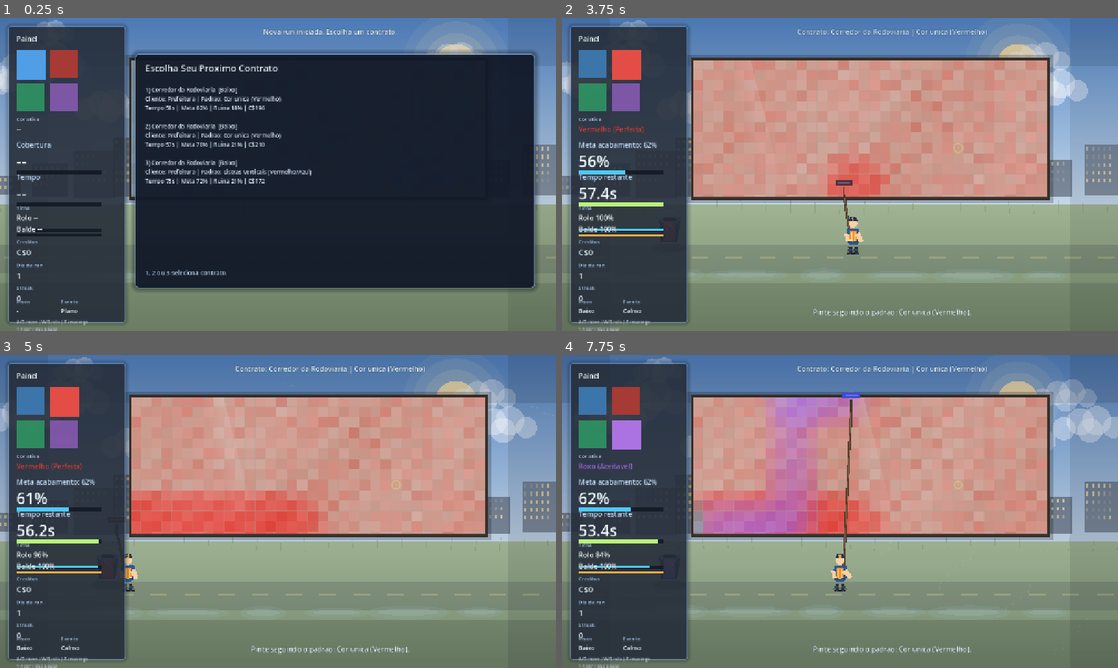
Above: before the commit, frames 1-4 (two rows, left to right).
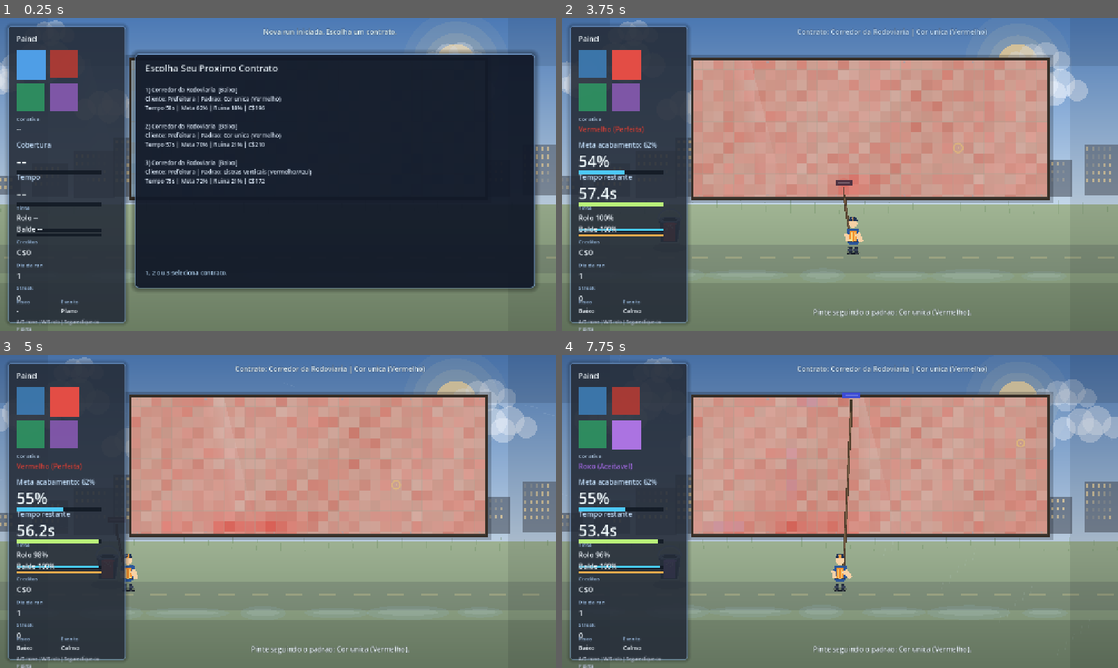
Above: after the commit, the same moments.

Repository: febiscaro/jogo
Game: Godot game, scene res://scenes/main.tscn
Same seed, same stepped clock (60 frames per second), same inputs: the game is played once before the commit and once after it.
Inputs (mouse positions are in pixels of both pictures, inside the frame that each line leads up to):
- Up to frame 1 (0.25 s): no input
- Up to frame 2 (3.75 s): tap Enter at 0.5, 2, 2.85, 3.5 s; move the mouse to (962, 158) at 0.52 s; hold Right (ui_right) 0.53-1.28 s; hold P 0.53-1.28 s; click (962, 158) at 0.67 s; tap Space at 0.77, 1.25, 1.52, 2.75, 3.02 s; move the mouse to (728, 190) at 1.27 s; hold Down (ui_down) 1.28-2.03 s; tap P at 1.35, 3.05 s; click (728, 190) at 1.42 s; move the mouse to (895, 105) at 2.02 s; hold Right (ui_right) 2.03-2.78 s; hold P 2.03-2.78 s; tap R at 2.1 s; click (895, 105) at 2.17 s; move the mouse to (812, 237) at 2.77 s; hold Up (ui_up) 2.78-3.53 s; click (812, 237) at 2.92 s; move the mouse to (1006, 221) at 3.52 s; hold Left (ui_left) from 3.53 s (still down); hold P from 3.53 s (still down); tap 1 at 3.6 s; click (1006, 221) at 3.67 s
- Up to frame 3 (5 s): keep holding Left (ui_left); tap Space at 3.77, 4.52 s; move the mouse to (111, 464) at 4.27 s; release P at 4.28 s; tap 2 at 4.35 s; click (111, 464) at 4.42 s; tap P at 4.55 s
- Up to frame 4 (7.75 s): move the mouse to (867, 511) at 5.02 s; release Left (ui_left) at 5.03 s; hold Down (ui_down) 5.03-5.78 s; hold P 5.03-5.78 s; tap 3 at 5.1 s; click (867, 511) at 5.17 s; move the mouse to (756, 433) at 5.77 s; hold Right (ui_right) 5.78-6.53 s; tap 4 at 5.85 s; click (756, 433) at 5.92 s; tap Space at 6.02, 6.77, 7.52 s; tap P at 6.05, 6.8, 7.35 s; move the mouse to (962, 495) at 6.52 s; hold Up (ui_up) 6.53-7.28 s; hold E 6.53-7.28 s; click (962, 495) at 6.67 s; move the mouse to (728, 527) at 7.27 s; hold Right (ui_right) from 7.28 s (still down); click (728, 527) at 7.42 s

The runs differ from the first frame. In frame 1, less than 0.1% of the frame differs, in the area x 3-18%, y 96-100%; in frame 2, 1.0%; in frame 3, 4.7%; in frame 4, 6.9%, in the area x 3-94%, y 13-100%.

Commit message:
Refina controle de pintura por input e reduz alcance do rolo

Diff:
--- a/scripts/game.gd
+++ b/scripts/game.gd
@@ -279,7 +279,7 @@
 	help_label.offset_bottom = 700.0
 	help_label.add_theme_font_size_override("font_size", 10)
 	help_label.autowrap_mode = TextServer.AUTOWRAP_WORD_SMART
-	help_label.text = "A/D move | W/S rolo | E recarrega\n1-4 cor | ESC pausa"
+	help_label.text = "A/D move | W/S rolo | Segure clique ou P pinta\nE recarrega | 1-4 cor | ESC pausa"
 	_style_label(title_label, Color(0.95, 0.98, 1.0, 1.0), 2, Color(0.08, 0.11, 0.17, 0.9))
 	_style_label(coverage_title, Color(0.77, 0.88, 0.99, 1.0))
 	_style_label(time_title, Color(0.77, 0.88, 0.99, 1.0))
@@ -1742,8 +1742,8 @@
 		{
 			"id": "wide_roller",
 			"name": "Rolo Extra Largo",
-			"description": "A area de retoque aumenta bastante.",
-			"effects": {"paint_radius_add": 14.0},
+			"description": "A area de retoque aumenta um pouco sem perder precisao.",
+			"effects": {"paint_radius_add": 8.0},
 		},
 		{
 			"id": "fast_stride",
--- a/scripts/player.gd
+++ b/scripts/player.gd
@@ -2,7 +2,7 @@
 
 @export var base_speed: float = 300.0
 @export var move_bounds: Rect2 = Rect2(260.0, 130.0, 820.0, 520.0)
-@export var base_paint_radius: float = 82.0
+@export var base_paint_radius: float = 24.0
 @export var base_paint_strength_per_second: float = 6.5
 @export var base_paint_capacity: float = 220.0
 @export var base_paint_regen_per_second: float = 38.0
@@ -89,6 +89,7 @@
 
 	_speed = (base_speed + float(modifiers.get("speed_add", 0.0))) * float(modifiers.get("speed_mult", 1.0))
 	_paint_radius = (base_paint_radius + float(modifiers.get("paint_radius_add", 0.0))) * float(modifiers.get("paint_radius_mult", 1.0))
+	_paint_radius = clampf(_paint_radius, 16.0, 32.0)
 	_paint_strength = (base_paint_strength_per_second + float(modifiers.get("paint_strength_add", 0.0))) * float(modifiers.get("paint_strength_mult", 1.0))
 	_paint_capacity = (base_paint_capacity + float(modifiers.get("paint_capacity_add", 0.0))) * float(modifiers.get("paint_capacity_mult", 1.0))
 	_paint_regen = (base_paint_regen_per_second + float(modifiers.get("paint_regen_add", 0.0))) * float(modifiers.get("paint_regen_mult", 1.0))
@@ -228,7 +229,8 @@
 			_is_refilling = true
 
 	var did_paint = false
-	if _wall and _wall.has_method("paint_at") and _paint_amount > 0.0 and not _is_refilling:
+	var wants_paint = Input.is_mouse_button_pressed(MOUSE_BUTTON_LEFT) or Input.is_key_pressed(KEY_P)
+	if _wall and _wall.has_method("paint_at") and _paint_amount > 0.0 and not _is_refilling and wants_paint:
 		var tank_ratio = clampf(_paint_amount / maxf(1.0, _paint_capacity), 0.12, 1.0)
 		var paint_strength = _paint_strength * _external_paint_multiplier * _color_paint_multiplier * tank_ratio
 		did_paint = bool(_wall.call("paint_at", foam.global_position, _paint_radius, paint_strength * delta))
